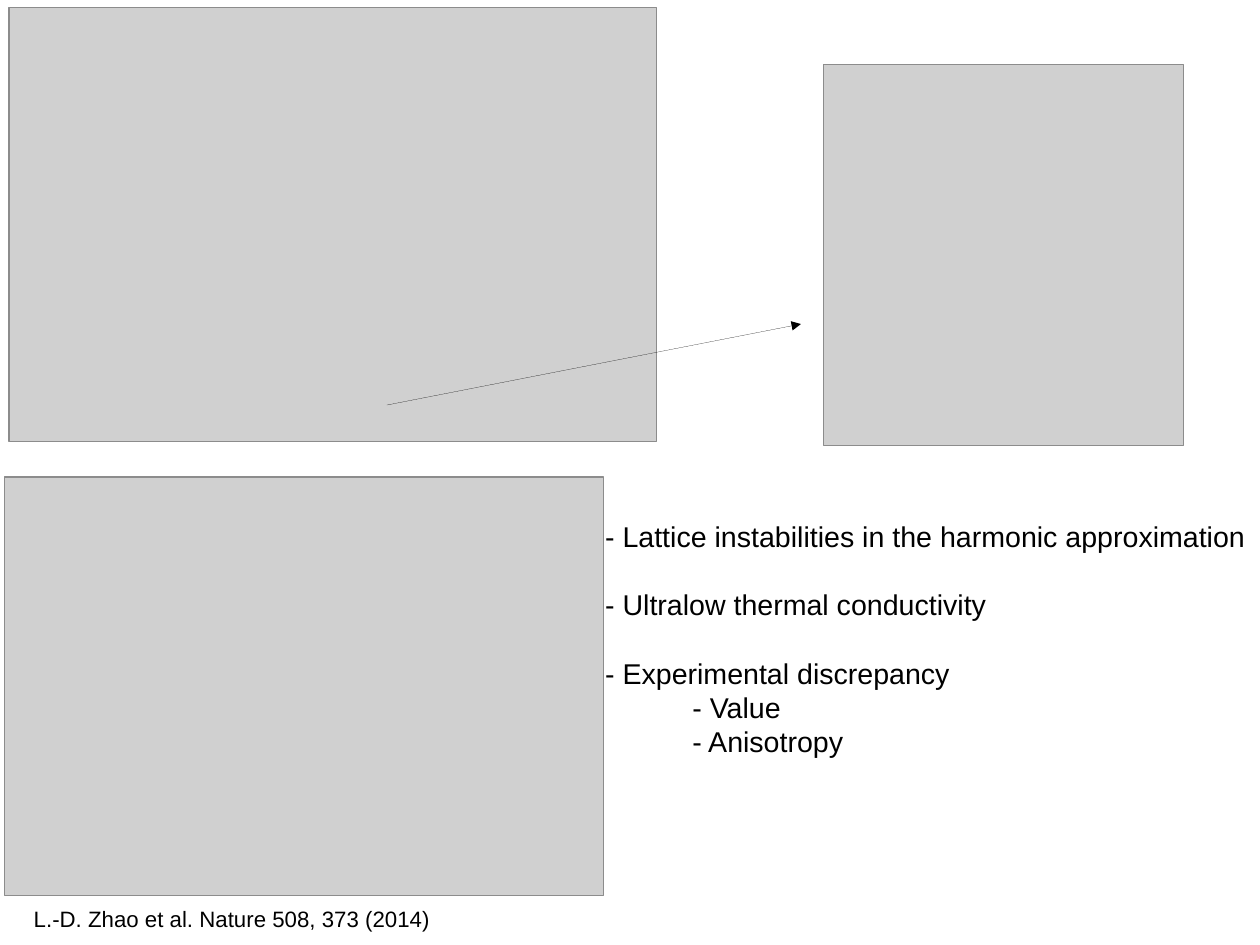
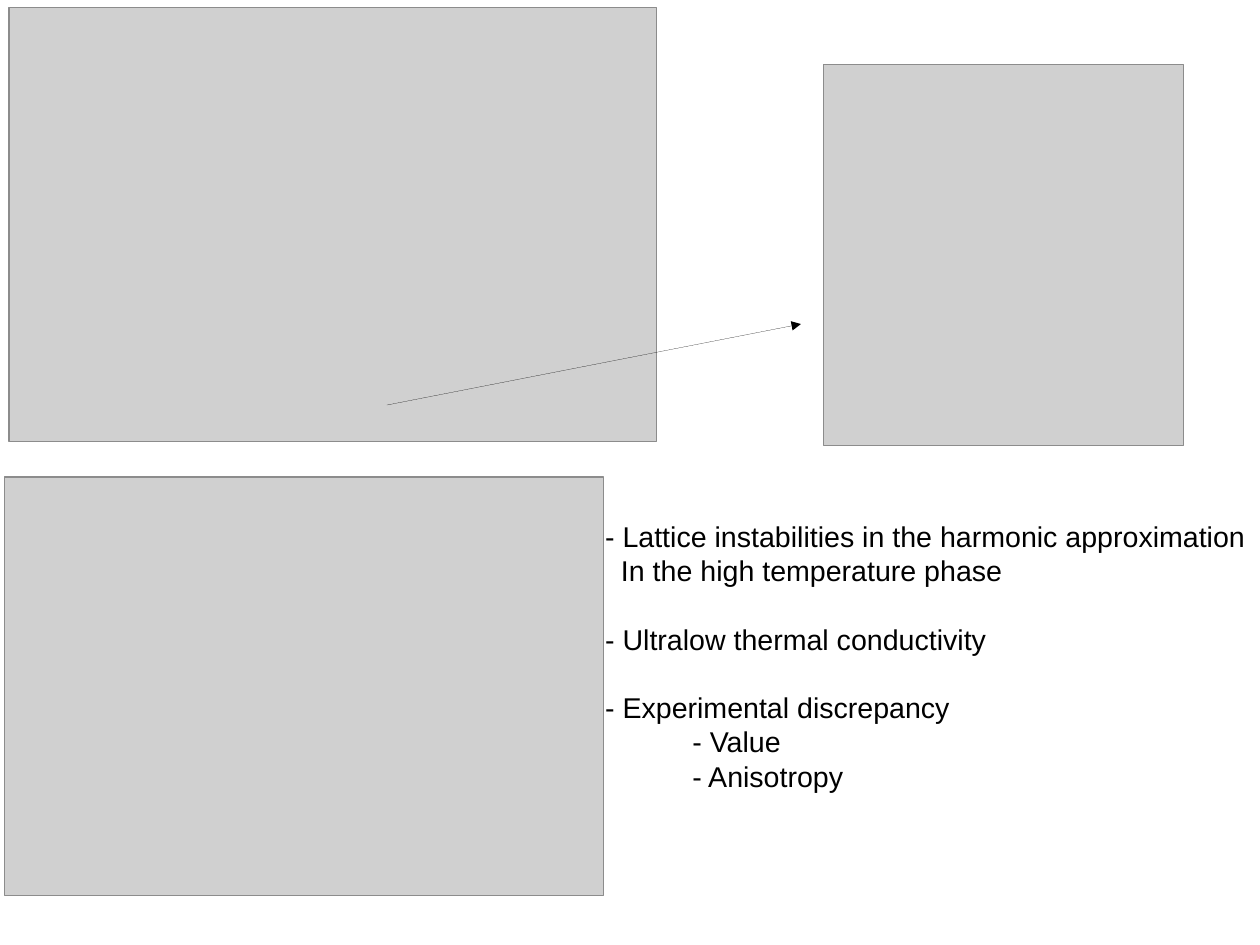
Before and after one commit to unaiase/TESI-AURKEZPENA, a slide deck: slide 1 of Pictures/SnSe/figure2.odp. Drawn at 1260x945 pixels with LibreOffice and Linux fonts; fonts in the diff are those of the drawing; grey boxes stand for pictures. Boxes give left, top, right and bottom in pixels: in the first picture for what was removed or moved away, otherwise in the second. Text is boxed around its words. In the diff, an @@ line names an element or a change of style, - is before the commit and + after.

Commit message:
I finish presentation with ion corrections

```diff
--- a/Pictures/SnSe/figure2.odp
+++ b/Pictures/SnSe/figure2.odp
@@ text at [621,560,1002,587]: paragraph added @@
+In the high temperature phase
@@ text removed at [34,911,429,932] @@
-L.-D. Zhao et al. Nature 508, 373 (2014)
```
Also in this commit, not shown: 12 other files.
